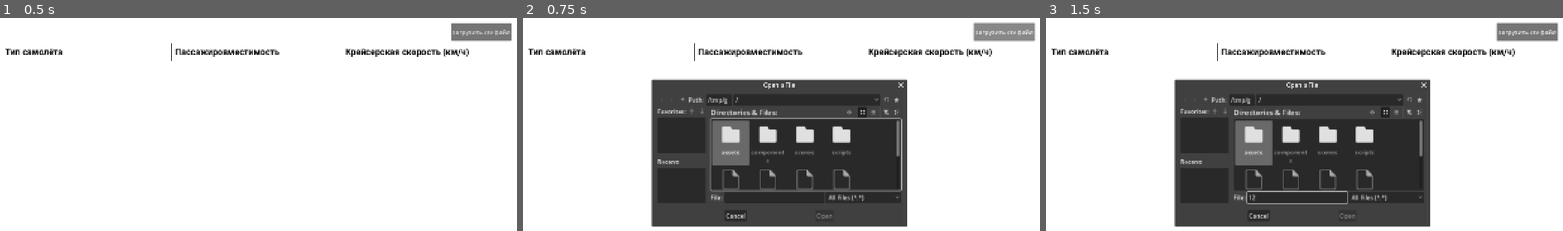
Above: before the commit, frames 1-3 (left to right).
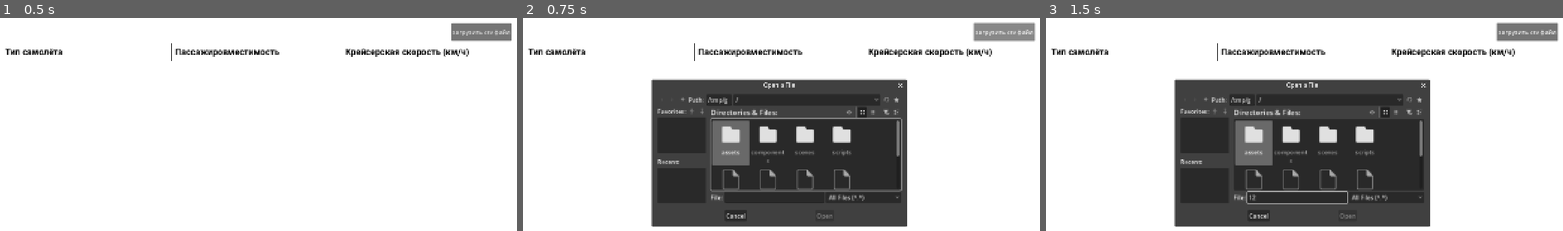
Above: after the commit, the same moments.

Repository: PistrunXvX/almaz-test-GUI
Game: Godot game, scene res://scenes/main.tscn
Two runs of this game, one before a commit and one after it. Both use one fixed random seed, a clock stepped at 60 frames per second and the inputs below.
Inputs (mouse positions are in pixels of both pictures, inside the frame that each line leads up to):
- Up to frame 1 (0.5 s): no input
- Up to frame 2 (0.75 s): click "загрузить csv файл" at 0.5 s
- Up to frame 3 (1.5 s): click (1299, 196) at 1.27 s; type "12" at 1.35 s

Frame 1 is identical in both runs. In frame 2, 0.2% of the frame differs, in the area x 45-75%, y 28-99%; in frame 3, 0.1%.

Commit message:
add 3d test

Diff:
--- /dev/null
+++ b/components/cargo/Cargo.tscn
@@ -0,0 +1,68 @@
+[gd_scene load_steps=5 format=3 uid="uid://bhl1ueqkn1lsv"]
+
+[ext_resource type="Script" uid="uid://bh0fy3udsmlla" path="res://scripts/Cargo/cargo.gd" id="1_a5akm"]
+
+[sub_resource type="BoxMesh" id="BoxMesh_7b06f"]
+size = Vector3(1, 1, 3)
+
+[sub_resource type="ConvexPolygonShape3D" id="ConvexPolygonShape3D_7b06f"]
+points = PackedVector3Array(0.5, 0.5, 1.5, 0.5, -0.5, 1.5, 0.5, 0.5, -1.5, -0.5, 0.5, 1.5, -0.5, -0.5, 1.5, 0.5, -0.5, -1.5, -0.5, 0.5, -1.5, -0.5, -0.5, -1.5)
+
+[sub_resource type="CylinderMesh" id="CylinderMesh_7b06f"]
+
+[node name="Cargo" type="VehicleBody3D"]
+transform = Transform3D(1, 0, 0, 0, 1, 0, 0, 0, 1, 0, 0.5042038, 0)
+mass = 250.0
+script = ExtResource("1_a5akm")
+
+[node name="BodyCargo" type="MeshInstance3D" parent="."]
+transform = Transform3D(1, 0, 0, 0, 1, 0, 0, 0, 1, 0, 0.54044485, 0)
+mesh = SubResource("BoxMesh_7b06f")
+metadata/_edit_group_ = true
+
+[node name="CollisionShape3D" type="CollisionShape3D" parent="."]
+transform = Transform3D(1, 0, 0, 0, 1, 0, 0, 0, 1, 0, 0.54044485, 0)
+shape = SubResource("ConvexPolygonShape3D_7b06f")
+metadata/_edit_group_ = true
+
+[node name="WheelRightBackCargo" type="VehicleWheel3D" parent="."]
+transform = Transform3D(1, 0, 0, 0, 1, 0, 0, 0, 1, -0.79073346, 0, -1.0913662)
+use_as_traction = true
+suspension_travel = 0.55
+suspension_stiffness = 40.0
+
+[node name="MeshInstance3D" type="MeshInstance3D" parent="WheelRightBackCargo"]
+transform = Transform3D(-4.371139e-08, -0.2, 0, 1, -8.742278e-09, 0, 0, 0, 1, 0.08598578, 0, 0)
+mesh = SubResource("CylinderMesh_7b06f")
+
+[node name="WheelLeftBackCargo" type="VehicleWheel3D" parent="."]
+transform = Transform3D(1, 0, 0, 0, 1, 0, 0, 0, 1, 0.61913073, 0, -1.0913662)
+use_as_traction = true
+suspension_travel = 0.55
+suspension_stiffness = 40.0
+
+[node name="MeshInstance3D" type="MeshInstance3D" parent="WheelLeftBackCargo"]
+transform = Transform3D(-4.371139e-08, -0.2, 0, 1, -8.742278e-09, 0, 0, 0, 1, 0.08598578, 0, 0)
+mesh = SubResource("CylinderMesh_7b06f")
+
+[node name="WheelLeftForwardCargo" type="VehicleWheel3D" parent="."]
+transform = Transform3D(1, 0, 0, 0, 1, 0, 0, 0, 1, 0.61913073, 0, 1.1281582)
+use_as_traction = true
+use_as_steering = true
+suspension_travel = 0.55
+suspension_stiffness = 40.0
+
+[node name="MeshInstance3D" type="MeshInstance3D" parent="WheelLeftForwardCargo"]
+transform = Transform3D(-4.371139e-08, -0.2, 0, 1, -8.742278e-09, 0, 0, 0, 1, 0.08598578, 0, 0)
+mesh = SubResource("CylinderMesh_7b06f")
+
+[node name="WheelRightForwardCargo" type="VehicleWheel3D" parent="."]
+transform = Transform3D(1, 0, 0, 0, 1, 0, 0, 0, 1, -0.79773283, 0, 1.1281582)
+use_as_traction = true
+use_as_steering = true
+suspension_travel = 0.55
+suspension_stiffness = 40.0
+
+[node name="MeshInstance3D" type="MeshInstance3D" parent="WheelRightForwardCargo"]
+transform = Transform3D(-4.371139e-08, -0.2, 0, 1, -8.742278e-09, 0, 0, 0, 1, 0.08598578, 0, 0)
+mesh = SubResource("CylinderMesh_7b06f")
--- /dev/null
+++ b/components/cargo/Plane.tscn
@@ -0,0 +1,15 @@
+[gd_scene load_steps=3 format=3 uid="uid://dgrix67mayxlf"]
+
+[sub_resource type="BoxMesh" id="BoxMesh_wyo8d"]
+size = Vector3(40, 1, 100)
+
+[sub_resource type="ConvexPolygonShape3D" id="ConvexPolygonShape3D_upaex"]
+points = PackedVector3Array(20, 0.5, 50, 20, -0.5, 50, 20, 0.5, -50, -20, 0.5, 50, -20, -0.5, 50, 20, -0.5, -50, -20, 0.5, -50, -20, -0.5, -50)
+
+[node name="Plane" type="StaticBody3D"]
+
+[node name="MeshInstance3D" type="MeshInstance3D" parent="."]
+mesh = SubResource("BoxMesh_wyo8d")
+
+[node name="CollisionShape3D" type="CollisionShape3D" parent="."]
+shape = SubResource("ConvexPolygonShape3D_upaex")
--- /dev/null
+++ b/components/cargo/PopupUi.tscn
@@ -0,0 +1,124 @@
+[gd_scene load_steps=5 format=3 uid="uid://d003rye02bkjs"]
+
+[ext_resource type="Script" uid="uid://c1yiujtwjuyfh" path="res://scripts/Cargo/popup_ui.gd" id="1_6oijs"]
+[ext_resource type="LabelSettings" uid="uid://drs4m1e0ys4xh" path="res://assets/label_settings/view_component_label.tres" id="1_q822v"]
+[ext_resource type="FontFile" uid="uid://c07sx6ed2n6nd" path="res://assets/fonts/Roboto-Bold.ttf" id="3_faa1a"]
+
+[sub_resource type="LabelSettings" id="LabelSettings_nfn3w"]
+font = ExtResource("3_faa1a")
+font_color = Color(1, 0, 0, 1)
+
+[node name="PopupUi" type="Control"]
+layout_mode = 3
+anchors_preset = 15
+anchor_right = 1.0
+anchor_bottom = 1.0
+grow_horizontal = 2
+grow_vertical = 2
+script = ExtResource("1_6oijs")
+
+[node name="PanelContainer" type="PanelContainer" parent="."]
+layout_mode = 1
+anchors_preset = 15
+anchor_right = 1.0
+anchor_bottom = 1.0
+grow_horizontal = 2
+grow_vertical = 2
+
+[node name="ColorRect" type="ColorRect" parent="."]
+clip_contents = true
+custom_minimum_size = Vector2(500, 400)
+layout_mode = 1
+anchors_preset = 8
+anchor_left = 0.5
+anchor_top = 0.5
+anchor_right = 0.5
+anchor_bottom = 0.5
+offset_left = -20.0
+offset_top = -20.0
+offset_right = 20.0
+offset_bottom = 20.0
+grow_horizontal = 2
+grow_vertical = 2
+
+[node name="MarginContainer" type="MarginContainer" parent="ColorRect"]
+layout_mode = 1
+anchors_preset = 15
+anchor_right = 1.0
+anchor_bottom = 1.0
+grow_horizontal = 2
+grow_vertical = 2
+theme_override_constants/margin_left = 30
+theme_override_constants/margin_top = 30
+theme_override_constants/margin_right = 30
+theme_override_constants/margin_bottom = 30
+
+[node name="VBoxContainer" type="VBoxContainer" parent="ColorRect/MarginContainer"]
+layout_mode = 2
+
+[node name="HBoxContainer" type="HBoxContainer" parent="ColorRect/MarginContainer/VBoxContainer"]
+layout_mode = 2
+theme_override_constants/separation = 20
+
+[node name="Label" type="Label" parent="ColorRect/MarginContainer/VBoxContainer/HBoxContainer"]
+layout_mode = 2
+size_flags_horizontal = 2
+text = "Скорость движения"
+label_settings = ExtResource("1_q822v")
+
+[node name="SpeedInput" type="SpinBox" parent="ColorRect/MarginContainer/VBoxContainer/HBoxContainer"]
+unique_name_in_owner = true
+layout_mode = 2
+size_flags_horizontal = 10
+rounded = true
+
+[node name="HBoxContainer2" type="HBoxContainer" parent="ColorRect/MarginContainer/VBoxContainer"]
+layout_mode = 2
+
+[node name="Label" type="Label" parent="ColorRect/MarginContainer/VBoxContainer/HBoxContainer2"]
+layout_mode = 2
+size_flags_horizontal = 0
+text = "Амплитуда"
+label_settings = ExtResource("1_q822v")
+
+[node name="AmplitudeInput" type="SpinBox" parent="ColorRect/MarginContainer/VBoxContainer/HBoxContainer2"]
+unique_name_in_owner = true
+layout_mode = 2
+size_flags_horizontal = 10
+
+[node name="HBoxContainer3" type="HBoxContainer" parent="ColorRect/MarginContainer/VBoxContainer"]
+layout_mode = 2
+
+[node name="Label" type="Label" parent="ColorRect/MarginContainer/VBoxContainer/HBoxContainer3"]
+layout_mode = 2
+text = "Период"
+label_settings = ExtResource("1_q822v")
+
+[node name="PeriodInput" type="SpinBox" parent="ColorRect/MarginContainer/VBoxContainer/HBoxContainer3"]
+unique_name_in_owner = true
+layout_mode = 2
+size_flags_horizontal = 10
+
+[node name="HBoxContainer5" type="HBoxContainer" parent="ColorRect/MarginContainer/VBoxContainer"]
+layout_mode = 2
+size_flags_vertical = 10
+
+[node name="LabelError" type="Label" parent="ColorRect/MarginContainer/VBoxContainer/HBoxContainer5"]
+unique_name_in_owner = true
+visible = false
+layout_mode = 2
+size_flags_horizontal = 3
+text = "Не верные входные данные"
+label_settings = SubResource("LabelSettings_nfn3w")
+horizontal_alignment = 1
+vertical_alignment = 1
+
+[node name="HBoxContainer4" type="HBoxContainer" parent="ColorRect/MarginContainer/VBoxContainer"]
+layout_mode = 2
+size_flags_vertical = 8
+
+[node name="StartButton" type="Button" parent="ColorRect/MarginContainer/VBoxContainer/HBoxContainer4"]
+unique_name_in_owner = true
+layout_mode = 2
+size_flags_horizontal = 3
+text = "Запустить симуляцию"
--- a/project.godot
+++ b/project.godot
@@ -23,3 +23,26 @@
 window/stretch/mode="canvas_items"
 window/stretch/aspect="expand"
 window/stretch/scale=1.3
+
+[input]
+
+move_forward={
+"deadzone": 0.2,
+"events": [Object(InputEventKey,"resource_local_to_scene":false,"resource_name":"","device":-1,"window_id":0,"alt_pressed":false,"shift_pressed":false,"ctrl_pressed":false,"meta_pressed":false,"pressed":false,"keycode":0,"physical_keycode":87,"key_label":0,"unicode":119,"location":0,"echo":false,"script":null)
+]
+}
+move_left={
+"deadzone": 0.2,
+"events": [Object(InputEventKey,"resource_local_to_scene":false,"resource_name":"","device":-1,"window_id":0,"alt_pressed":false,"shift_pressed":false,"ctrl_pressed":false,"meta_pressed":false,"pressed":false,"keycode":0,"physical_keycode":65,"key_label":0,"unicode":97,"location":0,"echo":false,"script":null)
+]
+}
+move_right={
+"deadzone": 0.2,
+"events": [Object(InputEventKey,"resource_local_to_scene":false,"resource_name":"","device":-1,"window_id":0,"alt_pressed":false,"shift_pressed":false,"ctrl_pressed":false,"meta_pressed":false,"pressed":false,"keycode":0,"physical_keycode":68,"key_label":0,"unicode":100,"location":0,"echo":false,"script":null)
+]
+}
+move_down={
+"deadzone": 0.2,
+"events": [Object(InputEventKey,"resource_local_to_scene":false,"resource_name":"","device":-1,"window_id":0,"alt_pressed":false,"shift_pressed":false,"ctrl_pressed":false,"meta_pressed":false,"pressed":false,"keycode":0,"physical_keycode":83,"key_label":0,"unicode":115,"location":0,"echo":false,"script":null)
+]
+}
--- /dev/null
+++ b/scenes/cargo_wheel.tscn
@@ -0,0 +1,52 @@
+[gd_scene load_steps=7 format=3 uid="uid://cdk2vbgt3ksh8"]
+
+[ext_resource type="PackedScene" uid="uid://dgrix67mayxlf" path="res://components/cargo/Plane.tscn" id="1_dindc"]
+[ext_resource type="PackedScene" uid="uid://bhl1ueqkn1lsv" path="res://components/cargo/Cargo.tscn" id="2_q0ijd"]
+[ext_resource type="Script" uid="uid://cgf6iu0qf6qy1" path="res://scripts/Cargo/main_camera.gd" id="3_k5243"]
+[ext_resource type="PackedScene" uid="uid://d003rye02bkjs" path="res://components/cargo/PopupUi.tscn" id="4_1vo5g"]
+
+[sub_resource type="Environment" id="Environment_q0ijd"]
+background_mode = 1
+background_color = Color(0.48168606, 0.6498215, 1, 1)
+ambient_light_source = 2
+ambient_light_color = Color(0.6378432, 0.6378432, 0.63784313, 1)
+
+[sub_resource type="Curve3D" id="Curve3D_k5243"]
+closed = true
+bake_interval = 1.0
+_data = {
+"points": PackedVector3Array(0, 0, 0, 0, 0, 0, -0.12439287, 0, 13.06012, 0, 0, 0, 0, 0, 0, -11.188007, 0, 23.982704, 0, 0, 0, 0, 0, 0, 12.147922, 0, 32.51586, 0, 0, 0, 0, 0, 0, -11.2067995, 0, 40.331894, 0, 0, 0, 0, 0, 0, 11.33484, 0, 53.093674, 0, 0, 0, 0, 0, 0, -11.943296, 0, 64.99077, 0, 0, 0, 0, 0, 0, 12.099118, 0, 77.46382, 0, 0, 0, 0, 0, 0, -11.041569, 0, 89.25505),
+"tilts": PackedFloat32Array(0, 0, 0, 0, 0, 0, 0, 0)
+}
+point_count = 8
+
+[node name="CargoField" type="Node3D"]
+transform = Transform3D(1, 0, 0, 0, 1, 0, 0, 0, 1, 0, 0, 87.09894)
+
+[node name="Plane" parent="." instance=ExtResource("1_dindc")]
+transform = Transform3D(-0.99998945, 0, 0.0045901695, 0, 1, 0, -0.0045901695, 0, -0.99998945, 0.08429884, 0, 50.052444)
+
+[node name="Cargo" parent="." node_paths=PackedStringArray("path_follow") instance=ExtResource("2_q0ijd")]
+transform = Transform3D(0.99999994, 0, 0, 0, 1, 0, 0, 0, 0.99999994, -0.10431965, 1.3531194, 4.361431)
+path_follow = NodePath("../Path3D/PathFollow3D")
+path_speed = 1.0
+engine_power = 30.0
+
+[node name="MainCamera" type="Camera3D" parent="."]
+transform = Transform3D(0.99998945, 0.0032458021, -0.0032458021, 0, 0.7071068, 0.7071068, 0.004590257, -0.7070994, 0.7070994, -0.14857689, 6.59541, 14.776192)
+script = ExtResource("3_k5243")
+
+[node name="DirectionalLight3D" type="DirectionalLight3D" parent="."]
+transform = Transform3D(-0.99998945, -0.0045692213, -0.0004380342, 0, -0.09542876, 0.99543625, -0.004590169, 0.99542576, 0.09542775, 0.08429884, 30.672554, -36.72997)
+
+[node name="WorldEnvironment" type="WorldEnvironment" parent="."]
+environment = SubResource("Environment_q0ijd")
+
+[node name="Path3D" type="Path3D" parent="."]
+curve = SubResource("Curve3D_k5243")
+debug_custom_color = Color(0.74509805, 0, 0, 1)
+
+[node name="PathFollow3D" type="PathFollow3D" parent="Path3D"]
+transform = Transform3D(-0.7025566, 0, 0.7116279, 0, 1, 0, -0.7116279, 0, -0.7025566, -0.12439287, 0, 13.06012)
+
+[node name="PopupUi" parent="." instance=ExtResource("4_1vo5g")]
--- /dev/null
+++ b/scripts/Cargo/cargo.gd
@@ -0,0 +1,54 @@
+extends VehicleBody3D
+
+@export var path_follow: PathFollow3D
+@export var path_speed: float = 10.0
+@export var engine_power: float = 80.0
+
+var _max_steer: float = 0.5
+var _steer_sensitivity: float = 2.0
+var _steer_lerp: float = 5.0
+
+func _physics_process(delta: float) -> void:
+	if path_follow == null:
+		printerr("Необходимо задать путь")
+		return
+
+	var target_pos: Vector3
+	var to_target: Vector3
+	var forward: Vector3
+	var cross_y
+	var dot
+	var angle
+	var target_steer
+	var speed_forward
+
+##	Двигаем машину по пути
+	forward = global_transform.basis.z
+	forward.y = 0.0
+	forward = forward.normalized()
+
+	speed_forward = linear_velocity.dot(forward)
+	path_follow.progress += speed_forward * delta
+
+#	Берем позицию цели
+	target_pos = path_follow.global_transform.origin
+
+#	Вектор до цели в плоскости XZ
+	to_target = target_pos - global_transform.origin
+	to_target.y = 0.0
+	if to_target.length() < 0.1:
+		return
+	to_target = to_target.normalized()
+
+	forward = global_transform.basis.z
+	forward.y = 0.0
+	forward = forward.normalized()
+
+	cross_y = forward.cross(to_target).y
+	dot = forward.dot(to_target)
+	angle = atan2(cross_y, dot)
+
+	target_steer = clamp(angle * _steer_sensitivity, -_max_steer, _max_steer)
+	self.steering = lerp(self.steering, target_steer, _steer_lerp * delta)
+
+	self.engine_force = engine_power
--- /dev/null
+++ b/scripts/Cargo/main_camera.gd
@@ -0,0 +1,19 @@
+extends Camera3D
+
+@export var speed: float = 5.0
+
+func _process(delta: float) -> void:
+	var input_dir = Vector3.ZERO
+
+	if Input.is_action_pressed("move_forward"):
+		input_dir.z -= 1
+	if Input.is_action_pressed("move_down"):
+		input_dir.z += 1
+	if Input.is_action_pressed("move_left"):
+		input_dir.x -= 1
+	if Input.is_action_pressed("move_right"):
+		input_dir.x += 1
+
+	input_dir = input_dir.normalized()
+
+	global_transform.origin += input_dir * speed * delta
--- /dev/null
+++ b/scripts/Cargo/popup_ui.gd
@@ -0,0 +1,40 @@
+extends Control
+
+@onready var speed_input = %SpeedInput
+@onready var amplitude_input = %AmplitudeInput
+@onready var period_input = %PeriodInput
+@onready var btn_start = %StartButton
+@onready var label_error = %LabelError
+
+signal start_simulation(speed: float, amplitude: float, period: float)
+
+var _speed: float = 0
+var _amplitude: float = 0
+var _period: float = 0
+
+func _ready() -> void:
+	speed_input.value_changed.connect(_on_speed_input_value_changed)
+	amplitude_input.value_changed.connect(_on_amplitude_input_value_changed)
+	period_input.value_changed.connect(_on_period_input_value_changed)
+	btn_start.pressed.connect(_on_btn_start_pressed)
+
+func _on_speed_input_value_changed(value: float) -> void:
+	_speed = value
+
+func _on_amplitude_input_value_changed(value: float) -> void:
+	_amplitude = value
+
+func _on_period_input_value_changed(value: float) -> void:
+	_period = value
+
+func _on_btn_start_pressed() -> void:
+	if is_correct_input_data():
+		self.visible = false
+		start_simulation.emit(_speed, _amplitude, _period)
+
+func is_correct_input_data() -> bool:
+	if _speed > 0 && _amplitude > 0 && _period > 0:
+		label_error.visible = false
+		return true
+	label_error.visible = true
+	return false
Not shown, added: export_presets.cfg
Not shown, added: scripts/Cargo/cargo.gd.uid
Not shown, added: scripts/Cargo/main_camera.gd.uid
Not shown, added: scripts/Cargo/popup_ui.gd.uid
